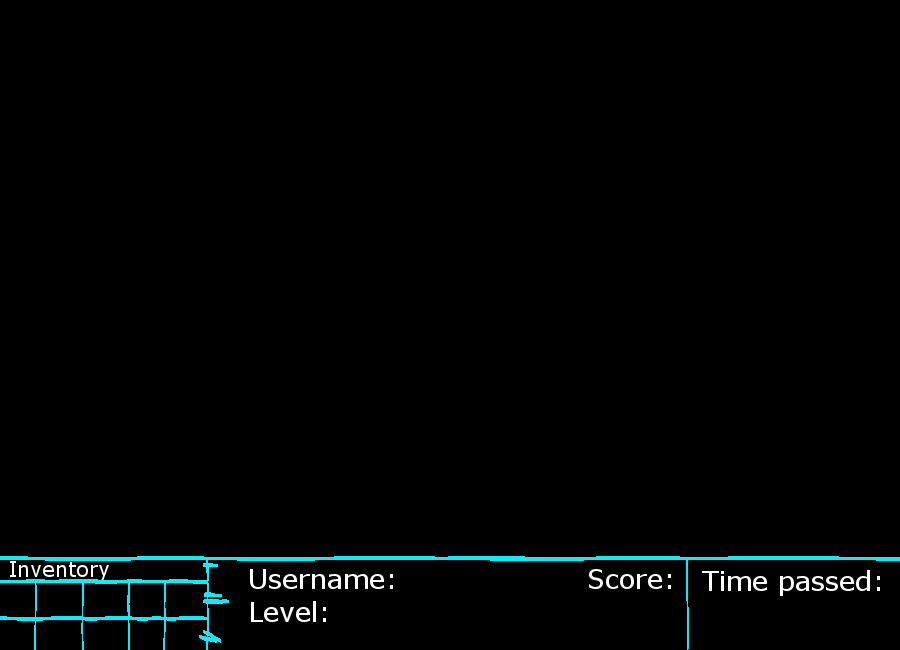
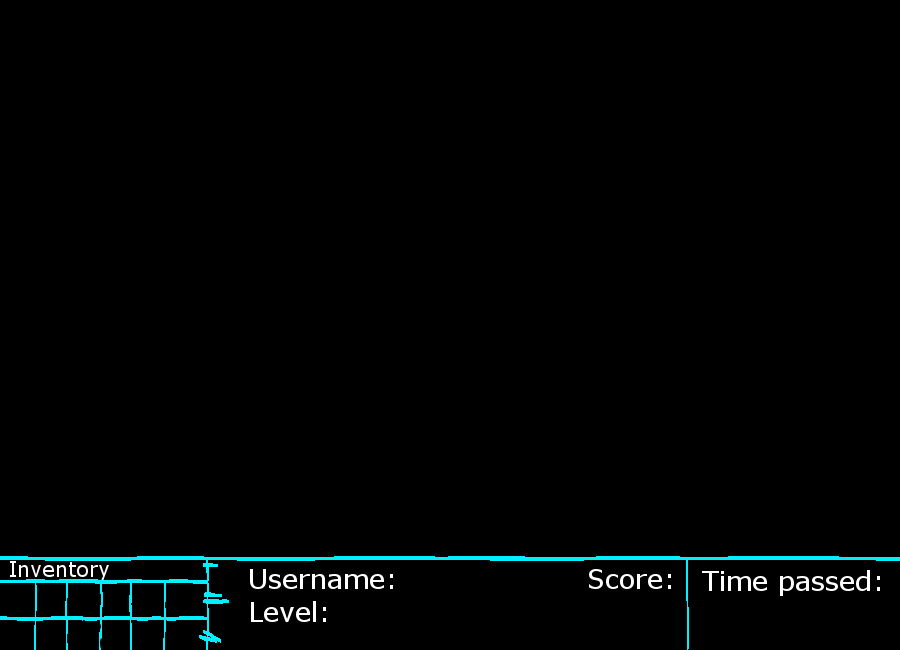
Layered file, before and after one edit (900x650). Changes by layer:
painted on "Lag #1" over [65,583,132,650]
